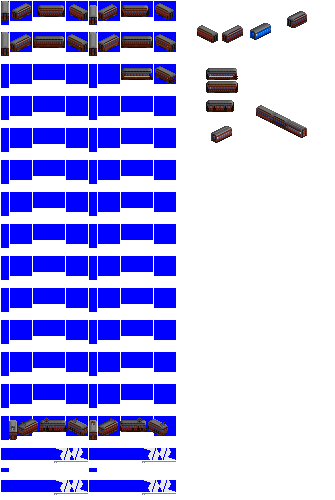
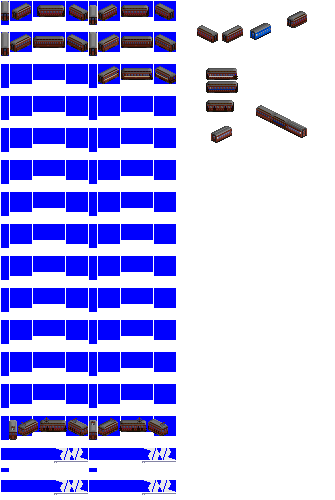
Before/after of a 335 × 500 layered artwork. What changed in the layer stack:
painted on "20m steel" over [98, 40, 168, 84]
